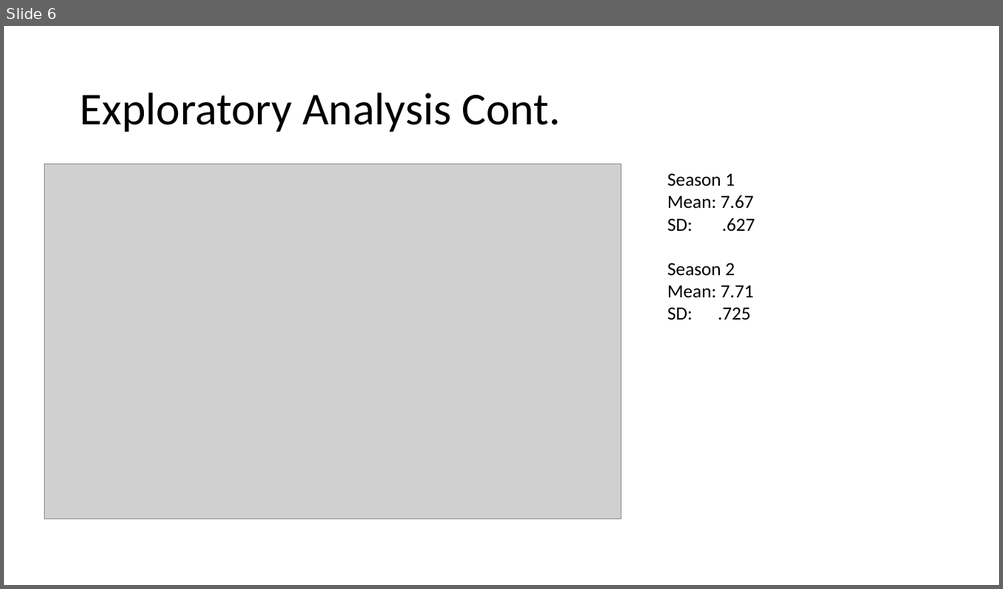
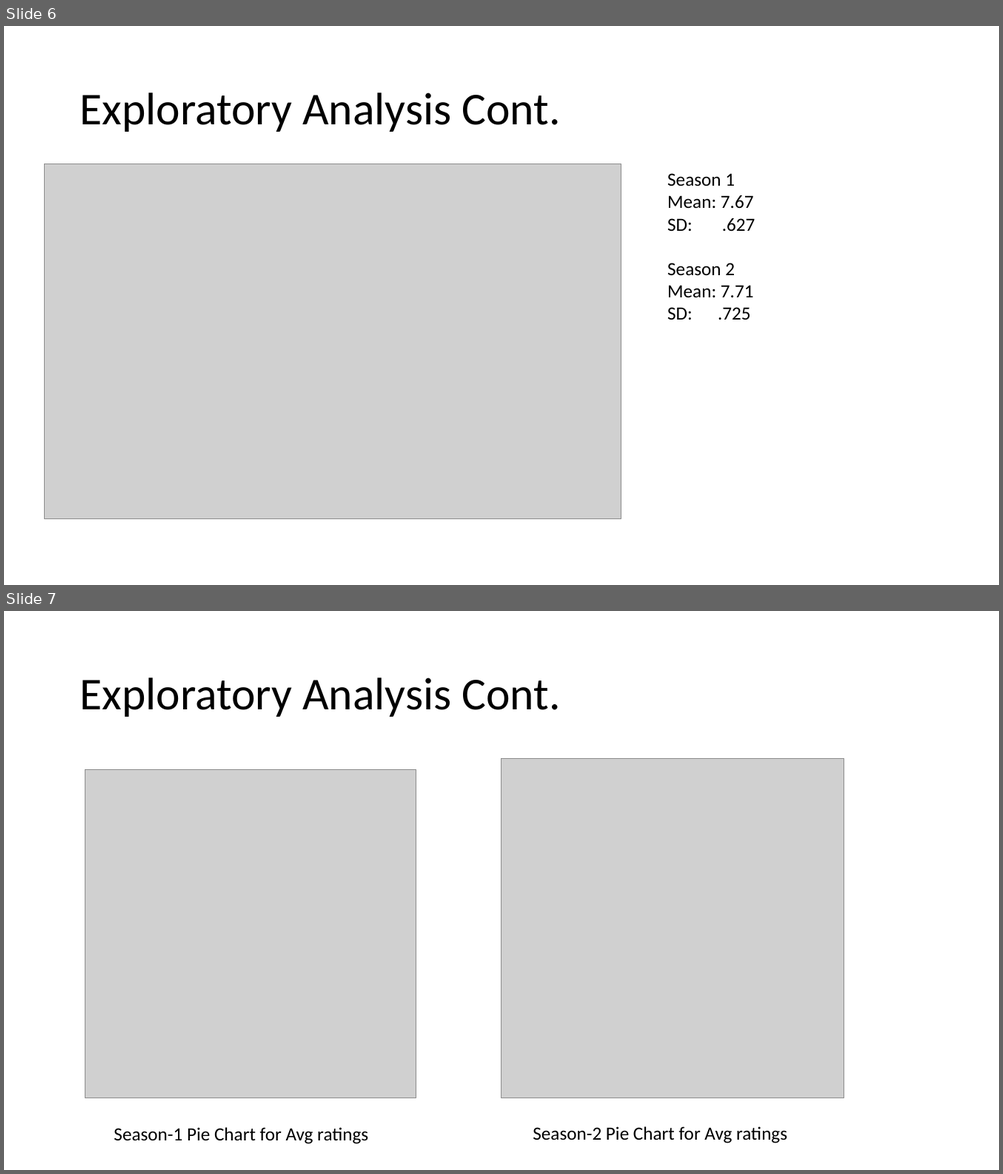
Before and after one commit to stat400-csu/project-8, a slide deck: 400 Presentation.pptx. Shown one above the other, each under a label of ours: slide 6 before the commit, slides 6 and 7 after it. The pictures are 1003x589 and 1003x1174 pixels, drawn with LibreOffice and Linux fonts; fonts in the diff are those of the drawing; grey boxes stand for pictures. Boxes give left, top, right and bottom in pixels: in the first picture for what was removed or moved away, otherwise in the second. Text is boxed around its words. In the diff, an @@ line names an element or a change of style, - is before the commit and + after.

Commit message:
Recent changes o PPT by added new slides

```diff
--- a/400 Presentation.pptx
+++ b/400 Presentation.pptx
@@ slide 7 added at (4, 611, 999, 1170), background #FFFFFF @@
@@ title added at (79, 678, 560, 717), 44 pt, text #000000 @@
+Exploratory Analysis Cont.
@@ picture added at (502, 759, 844, 1098) @@
@@ picture added at (85, 770, 417, 1098) @@
@@ text added at (114, 1128, 368, 1145), 18 pt, text #000000 @@
+Season-1 Pie Chart for Avg ratings
@@ text added at (532, 1127, 787, 1144), 18 pt, text #000000 @@
+Season-2 Pie Chart for Avg ratings
```
